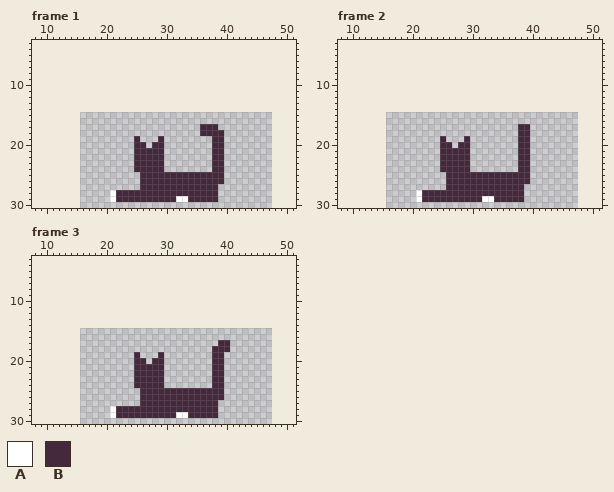
Two versions of one pixel-art file, graphics/kitten_laying.aseprite. This is how it looked before the edit.
32x16 pixels, 3 frames. Shown: frame 1: x 8..51, y 3..30; frame 2: x 8..51, y 3..30; frame 3: x 8..51, y 3..30. The old version is drawn lined up with the new one, on the new canvas.
Palette (. is transparent): A #ffffff  B #45283c
Pixels before, frame 1, first column x 21:
17 ...............BBB.
18 ...............BBBB
19 ....B...B........BB
20 ....BB.BB........BB
21 ....BBBBB........BB
22 ....BBBBB........BB
23 ....BBBBB........BB
24 ....BBBBB........BB
25 .....BBBBBBBBBBBBBB
26 .....BBBBBBBBBBBBBB
27 .....BBBBBBBBBBBBB.
28 ABBBBBBBBBBBBBBBBB.
29 ABBBBBBBBBBAABBBBB.
Pixels before, frame 2, first column x 21:
17 .................BB
18 .................BB
19 ....B...B........BB
20 ....BB.BB........BB
21 ....BBBBB........BB
22 ....BBBBB........BB
23 ....BBBBB........BB
24 ....BBBBB........BB
25 .....BBBBBBBBBBBBBB
26 .....BBBBBBBBBBBBBB
27 .....BBBBBBBBBBBBB.
28 ABBBBBBBBBBBBBBBBB.
29 ABBBBBBBBBBAABBBBB.
Pixels before, frame 3, first column x 21:
17 ..................BB
18 .................BBB
19 ....B...B........BB.
20 ....BB.BB........BB.
21 ....BBBBB........BB.
22 ....BBBBB........BB.
23 ....BBBBB........BB.
24 ....BBBBB........BB.
25 .....BBBBBBBBBBBBBB.
26 .....BBBBBBBBBBBBBB.
27 .....BBBBBBBBBBBBB..
28 ABBBBBBBBBBBBBBBBB..
29 ABBBBBBBBBBAABBBBB..
The same view after the edit:
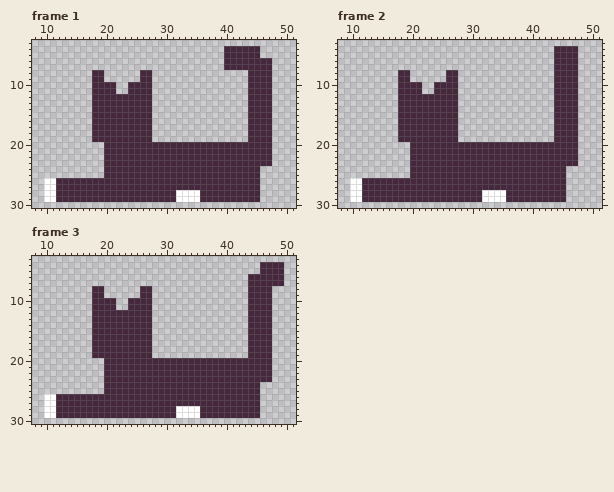
Diff:
canvas 32x16 -> 64x32, the old top-left corner now at 16,15
Frame 1:
Colour A now appears in rows 26 to 29 at x 10 to 11.
The author changed colour B to colour A in row 28 at x 32 to 35; in row 29 at x 34 to 35.
Colour B now appears in rows 4 to 5 at x 40 to 45; in rows 6 to 7 at x 40 to 47; in rows 8 to 9 at x 18 to 19, 26 to 27 and 44 to 47; in rows 10 to 11 at x 18 to 21, 24 to 27 and 44 to 47; in rows 12 to 18 at x 18 to 27 and 44 to 47; in row 19 at x 18 to 24, 26 to 27 and 44 to 47.
Colour B now appears in row 20 at x 20 to 24, 27, 30 to 37 and 40 to 47; in rows 21 to 23 at x 20 to 24, 30 to 37 and 40 to 47; in row 24 at x 20 to 24, 30 to 37 and 40 to 45; in row 25 at x 20 to 25 and 40 to 45; in row 26 at x 12 to 25 and 40 to 45; in row 27 at x 12 to 25 and 39 to 45.
Colour B now appears in rows 28 to 29 at x 12 to 20 and 39 to 45.
The author changed colour A to colour B in rows 28 to 29 at x 21.
Colour B is gone in row 17 at x 36 to 38; in row 18 at x 36 to 39; in row 19 at x 29 and 38 to 39.
Frame 2:
Colour A now appears in rows 26 to 29 at x 10 to 11.
The author changed colour B to colour A in row 28 at x 32 to 35; in row 29 at x 34 to 35.
Colour B now appears in rows 4 to 7 at x 44 to 47; in rows 8 to 9 at x 18 to 19, 26 to 27 and 44 to 47; in rows 10 to 11 at x 18 to 21, 24 to 27 and 44 to 47; in rows 12 to 18 at x 18 to 27 and 44 to 47; in row 19 at x 18 to 24, 26 to 27 and 44 to 47; in row 20 at x 20 to 24, 27, 30 to 37 and 40 to 47.
Colour B now appears in rows 21 to 23 at x 20 to 24, 30 to 37 and 40 to 47; in row 24 at x 20 to 24, 30 to 37 and 40 to 45; in row 25 at x 20 to 25 and 40 to 45; in row 26 at x 12 to 25 and 40 to 45; in row 27 at x 12 to 25 and 39 to 45; in rows 28 to 29 at x 12 to 20 and 39 to 45.
The author changed colour A to colour B in rows 28 to 29 at x 21.
Colour B is gone in rows 17 to 18 at x 38 to 39; in row 19 at x 29 and 38 to 39.
Frame 3:
Colour A now appears in rows 26 to 29 at x 10 to 11.
The author changed colour B to colour A in row 28 at x 32 to 35; in row 29 at x 34 to 35.
Colour B now appears in rows 4 to 5 at x 46 to 49; in rows 6 to 7 at x 44 to 49; in rows 8 to 9 at x 18 to 19, 26 to 27 and 44 to 47; in rows 10 to 11 at x 18 to 21, 24 to 27 and 44 to 47; in rows 12 to 18 at x 18 to 27 and 44 to 47; in row 19 at x 18 to 24, 26 to 27 and 44 to 47.
Colour B now appears in row 20 at x 20 to 24, 27, 30 to 37 and 40 to 47; in rows 21 to 23 at x 20 to 24, 30 to 37 and 40 to 47; in row 24 at x 20 to 24, 30 to 37 and 40 to 45; in row 25 at x 20 to 25 and 40 to 45; in row 26 at x 12 to 25 and 40 to 45; in row 27 at x 12 to 25 and 39 to 45.
Colour B now appears in rows 28 to 29 at x 12 to 20 and 39 to 45.
The author changed colour A to colour B in rows 28 to 29 at x 21.
Colour B is gone in row 17 at x 39 to 40; in row 18 at x 38 to 40; in row 19 at x 29 and 38 to 39.
Changed places in both pictures, as pixel boxes (x1, y1, x2, y2):
changed: (44, 46, 272, 202)
changed: (350, 46, 578, 202)
changed: (44, 262, 284, 418)
